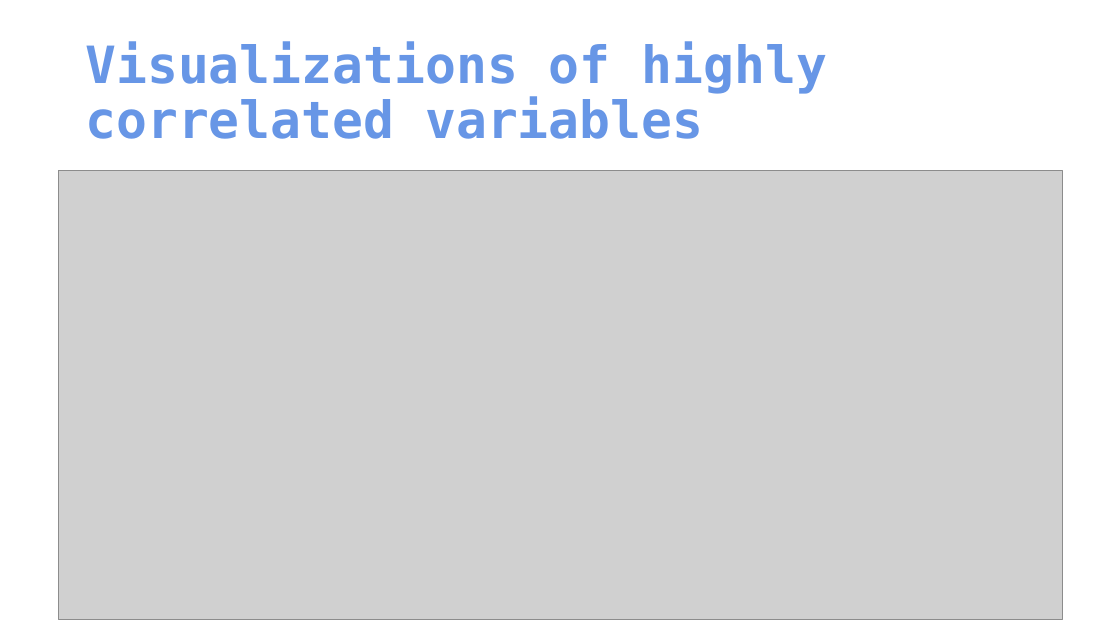
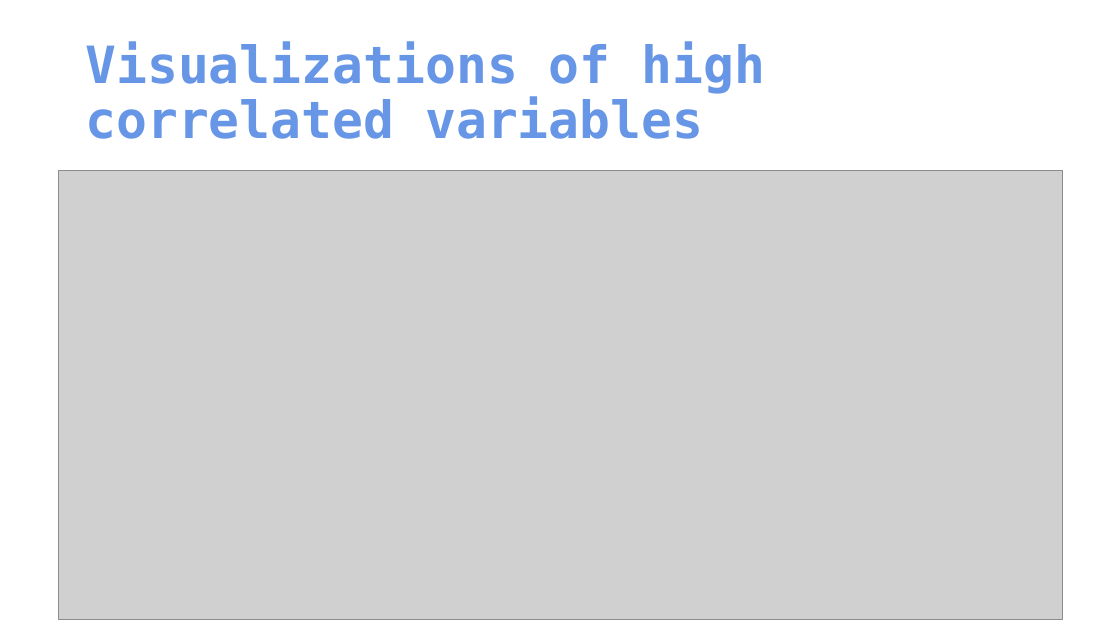
Before and after one commit to King-georges/Heart_Disease_Prediction_Project, a slide deck: slide 12 of Heart Disease Prediction.pptx. Drawn at 1120x630 pixels with LibreOffice and Linux fonts; fonts in the diff are those of the drawing; grey boxes stand for pictures. Boxes give left, top, right and bottom in pixels: in the first picture for what was removed or moved away, otherwise in the second. Text is boxed around its words. In the diff, an @@ line names an element or a change of style, - is before the commit and + after.

```diff
--- a/Heart Disease Prediction.pptx
+++ b/Heart Disease Prediction.pptx
@@ title at [85, 42, 766, 139]: text changed @@
-Visualizations of highly correlated variables
+Visualizations of high correlated variables
```
Also in this commit, not shown: 2 other slides changed.
